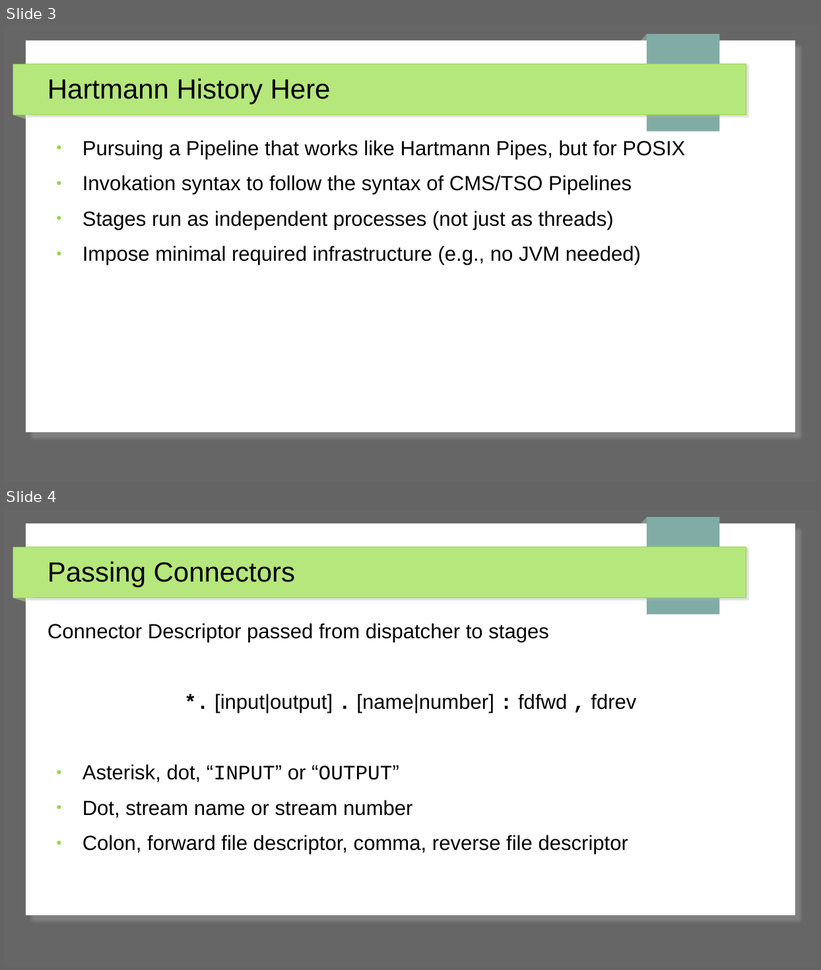
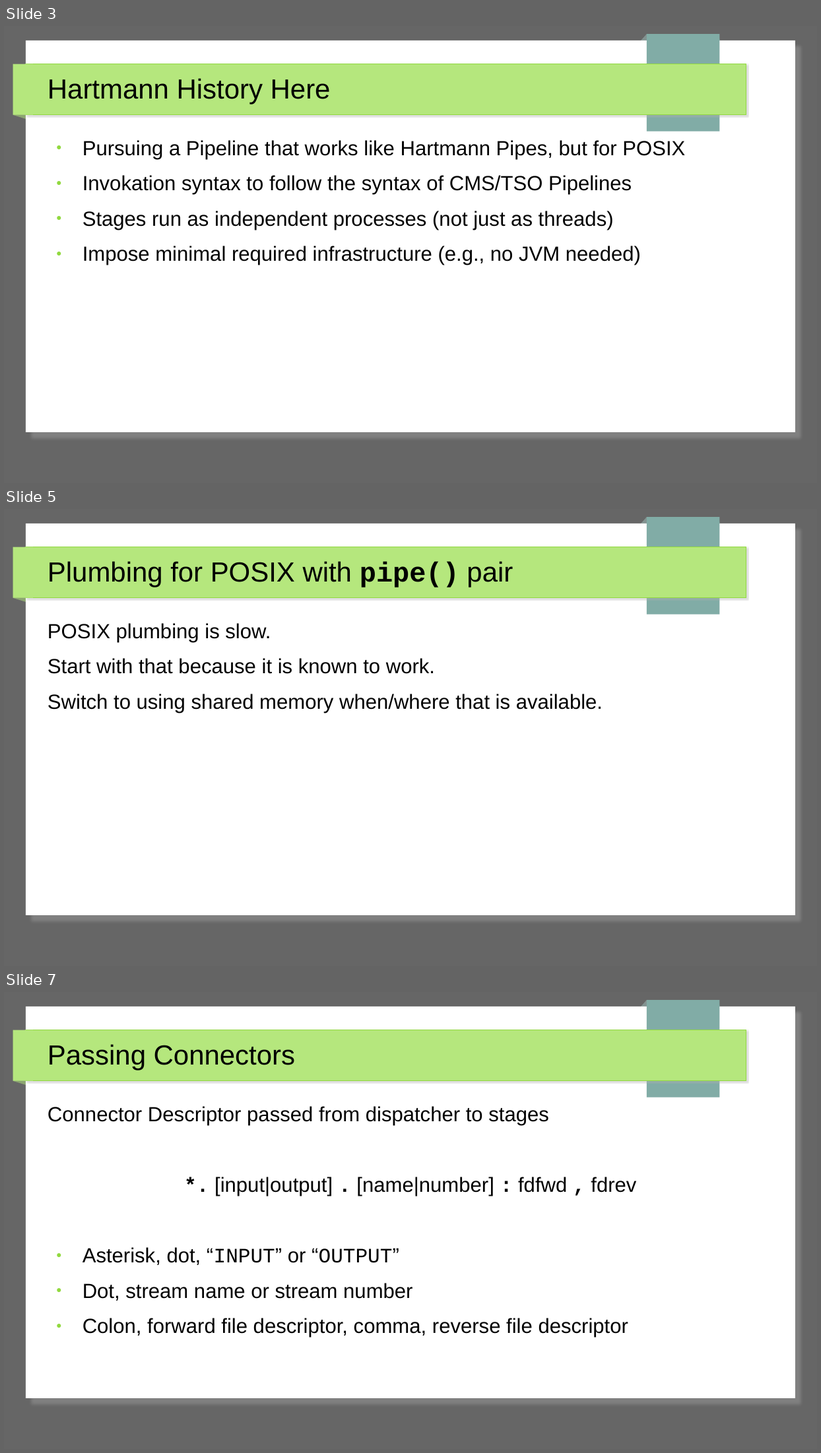
Before and after one commit to trothr/ductwork, a slide deck: doc/duckwork.pptx. Shown one above the other, each under a label of ours: slides 3 and 4 before the commit, slides 3, 5 and 7 after it; the slides between them are not shown. The pictures are 821x970 and 821x1453 pixels, drawn with LibreOffice and Linux fonts; fonts in the diff are those of the drawing. Boxes give left, top, right and bottom in pixels: in the first picture for what was removed or moved away, otherwise in the second. Text is boxed around its words. In the diff, an @@ line names an element or a change of style, - is before the commit and + after.

```diff
--- a/doc/duckwork.pptx
+++ b/doc/duckwork.pptx
@@ slide 5 added at box(4, 509, 817, 966), background #666666; not listed: 7 template elements that a slide beside it also shows @@
@@ title added at box(48, 561, 513, 588), 27 pt, text #000000 @@
+Plumbing for POSIX with pipe() pair
@@ text added at box(48, 623, 603, 713), 20 pt, text #000000 @@
+POSIX plumbing is slow.
+Start with that because it is known to work.
+Switch to using shared memory when/where that is available.
@@ what was slide 4 is now slide 7 @@
```
Also in this commit, not shown: 2 other slides added.
